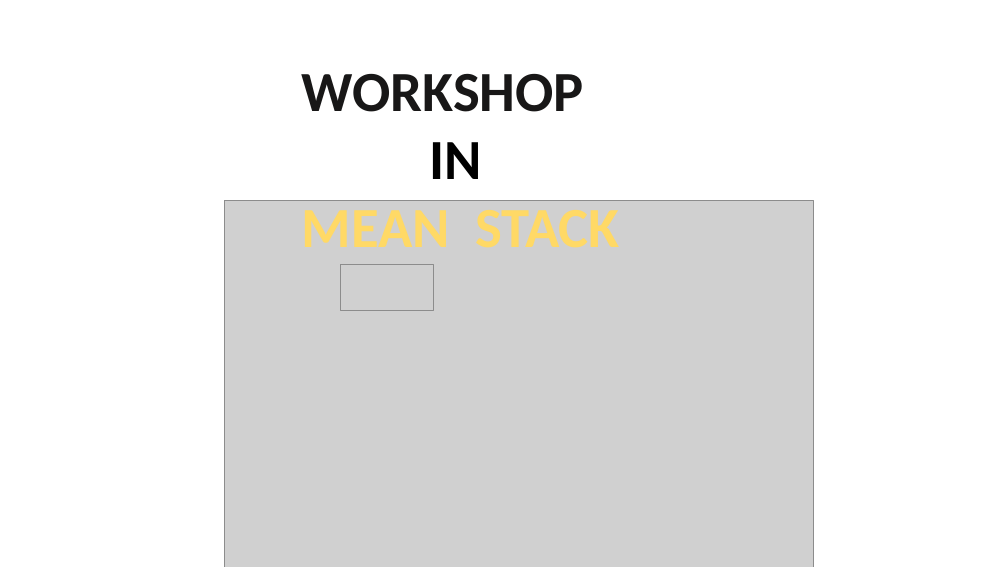
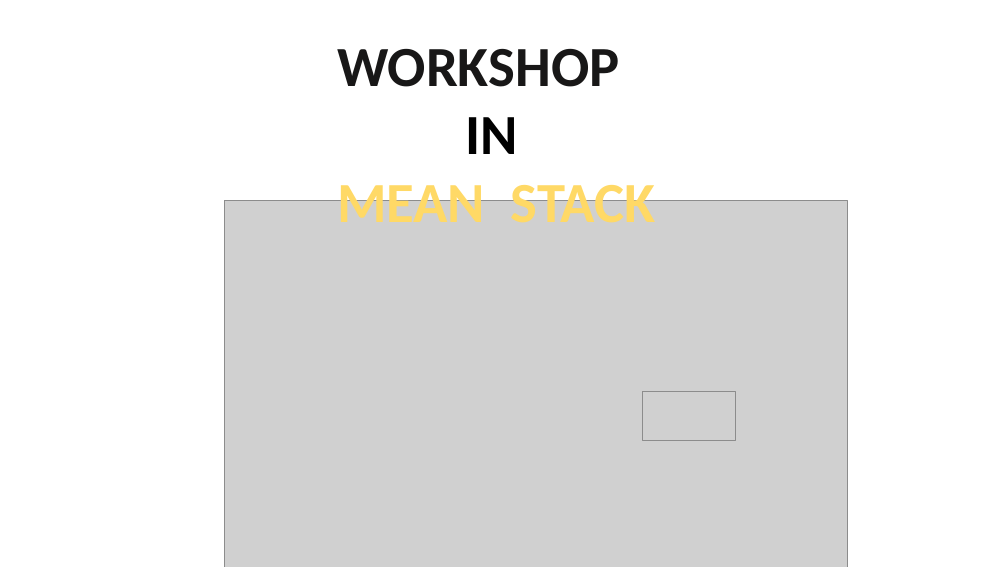
Before and after one commit to AitrichAcademyMeanStack/personal-finance-manager-workshop-ppts, a slide deck: slide 1 of WORKSHOP_INTRO/mean-finance-manager-workshop-intro.pptx. Drawn at 1008x567 pixels with LibreOffice and Linux fonts; fonts in the diff are those of the drawing; grey boxes stand for pictures; background and template pictures are left out. Boxes give left, top, right and bottom in pixels: in the first picture for what was removed or moved away, otherwise in the second. Text is boxed around its words. In the diff, an @@ line names an element or a change of style, - is before the commit and + after.

```diff
--- a/WORKSHOP_INTRO/mean-finance-manager-workshop-intro.pptx
+++ b/WORKSHOP_INTRO/mean-finance-manager-workshop-intro.pptx
@@ text "WORKSHOP" rewrapped from [302,74,619,247] to [337,49,655,235] @@
@@ picture: place and size @@
-picture at [225,201,814,567]
+picture at [225,201,848,567]
@@ picture: place and size @@
-picture at [341,265,434,311]
+picture at [643,392,736,440]
```
Also in this commit, not shown: 7 other slides changed, 6 slides added, 5 slides removed, 1 other file.
